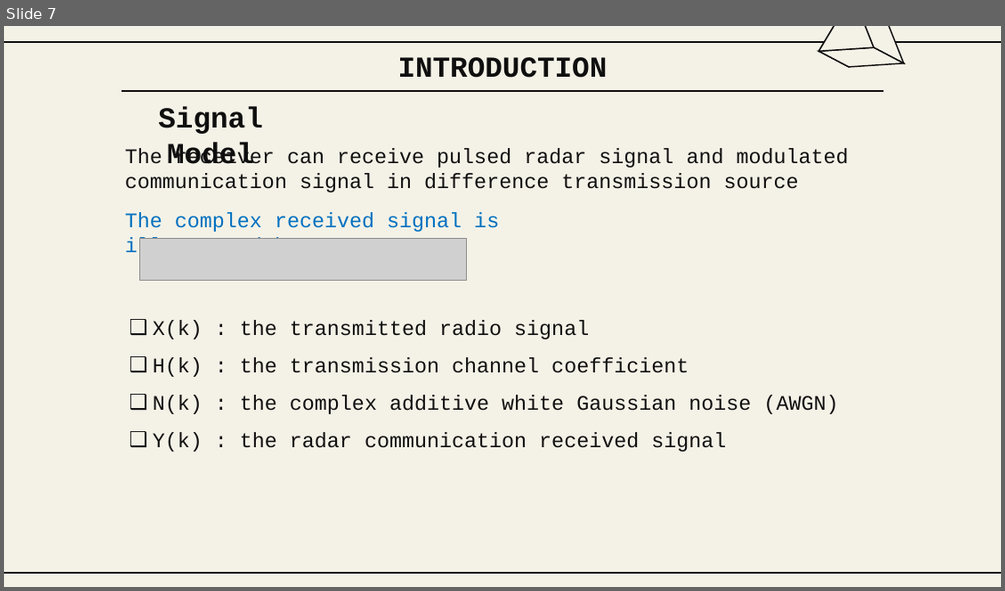
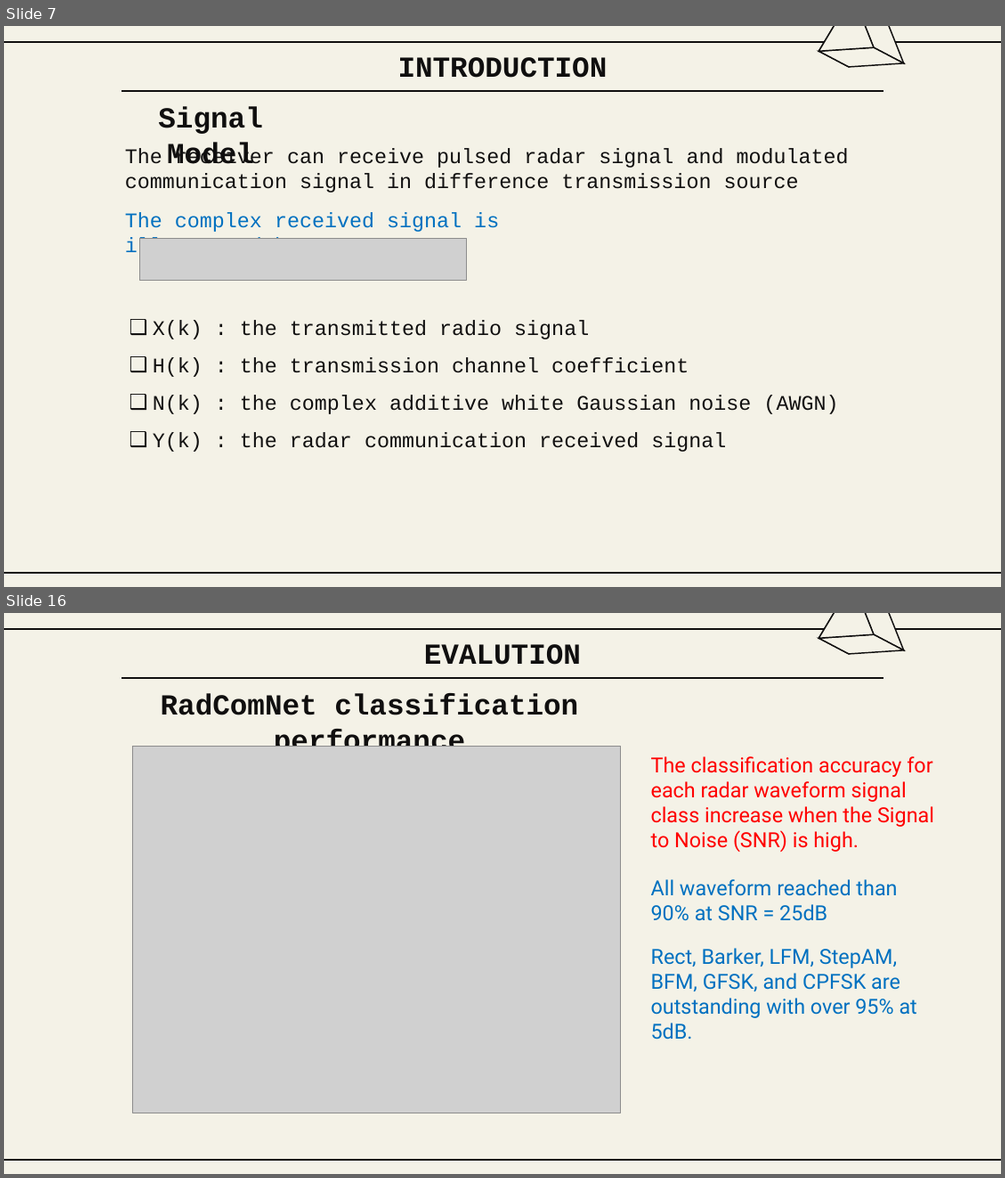
Before and after one commit to Winxkin/hcmute_master, a slide deck: semeter1/DSP/Final_HND.PPTX. Shown one above the other, each under a label of ours: slide 7 before the commit, slides 7 and 16 after it; the slides between them are not shown. The pictures are 1005x591 and 1005x1178 pixels, drawn with LibreOffice and Linux fonts; fonts in the diff are those of the drawing; grey boxes stand for pictures; background and template pictures are left out. Boxes give left, top, right and bottom in pixels: in the first picture for what was removed or moved away, otherwise in the second. Text is boxed around its words. In the diff, an @@ line names an element or a change of style, - is before the commit and + after.

```diff
--- a/semeter1/DSP/Final_HND.PPTX
+++ b/semeter1/DSP/Final_HND.PPTX
@@ slide 16 added at <box>4,613,1001,1174</box>, background #F4F2E7; not listed: 2 template elements that a slide beside it also shows @@
@@ group added at <box>819,613,905,654</box>: 4 freeform shapes @@
@@ title added at <box>424,644,581,665</box>, 28 pt, text #100F0F, bold @@
+EVALUTION
@@ line added from (121, 678) to (883, 678), #100F0F 1.5 pt @@
@@ text added at <box>161,694,578,747</box>, 28 pt, text #100F0F, bold @@
+RadComNet classification performance
@@ picture added at <box>132,746,620,1112</box> @@
@@ text added at <box>651,756,934,852</box>, 20 pt, text #FF0000 @@
+The classification accuracy for each radar waveform signal class increase when the Signal to Noise (SNR) is high.
@@ text added at <box>651,879,897,921</box>, 20 pt, text #0070C0 @@
+All waveform reached than 90% at SNR = 25dB
@@ text added at <box>651,948,917,1018</box>, 20 pt, text #0070C0 @@
+Rect, Barker, LFM, StepAM, BFM, GFSK, and CPFSK are outstanding with over 95% at 5dB.
@@ line added from (121, 1159) to (883, 1159), #100F0F 1.5 pt @@
```
Also in this commit, not shown: 2 slides changed, 16 other slides added, 2 other files.
